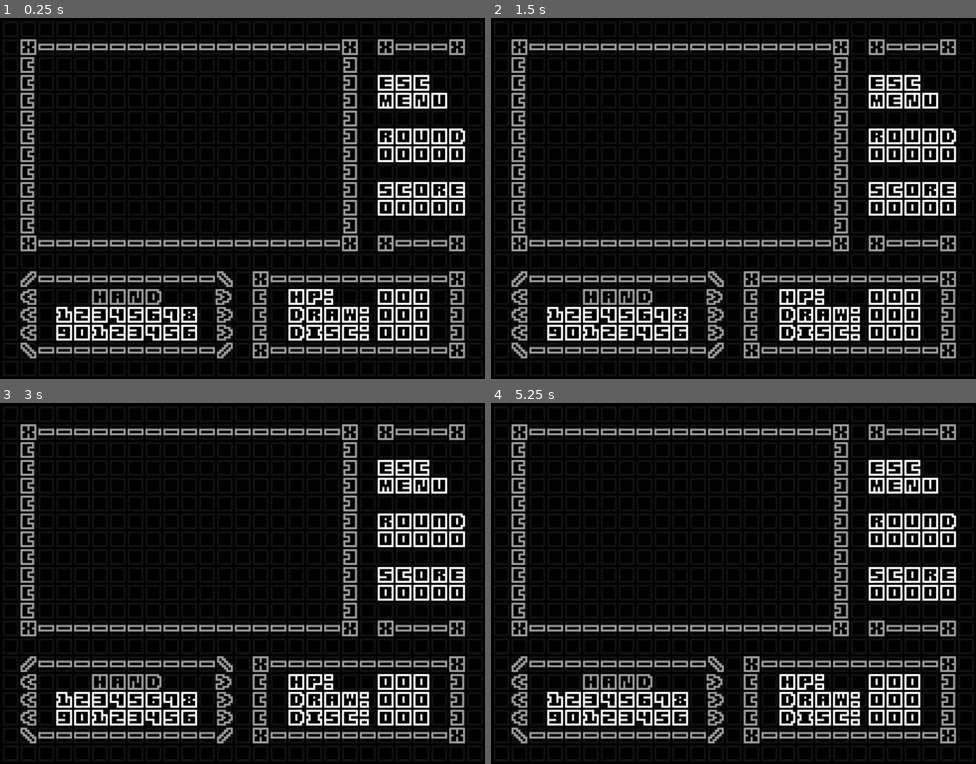
Above: before the commit, frames 1-4 (two rows, left to right).
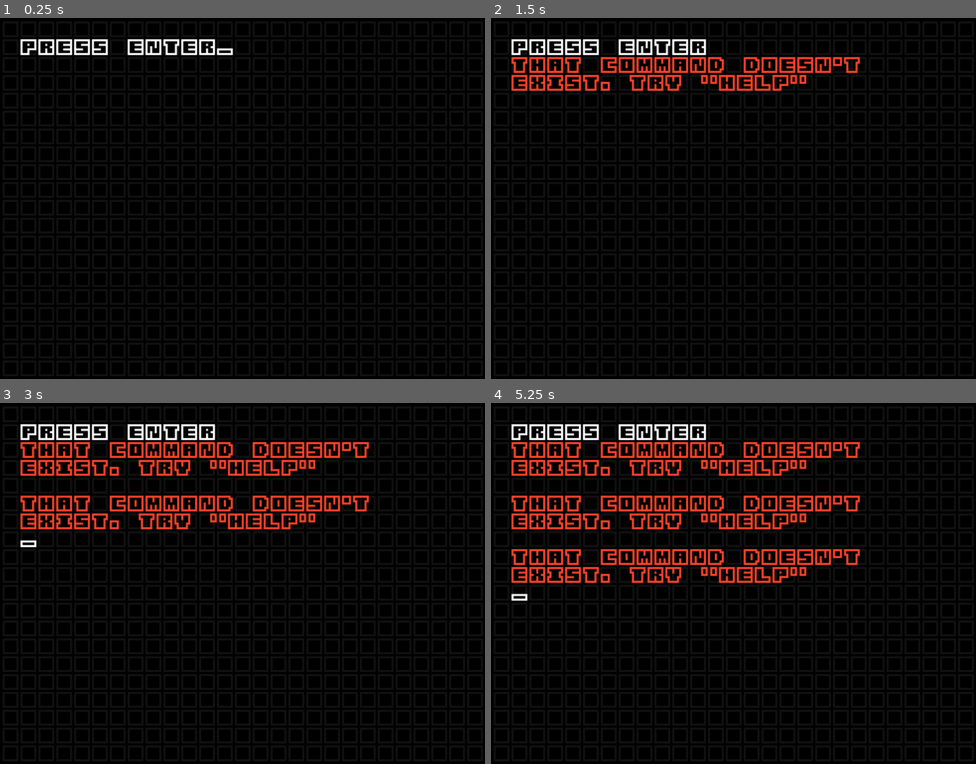
Above: after the commit, the same moments.

Repository: appellatebaton0/portfolio-66
Game: Godot game, scene res://Scenes/Main.tscn
The game is run twice, just before and just after one commit, with the same random seed, the same clock (stepped at 60 frames per second) and the same inputs.
Inputs:
- Up to frame 1 (0.25 s): no input
- Up to frame 2 (1.5 s): tap Enter at 0.5 s
- Up to frame 3 (3 s): tap Space at 2 s; tap Enter at 2.75 s
- Up to frame 4 (5.25 s): tap Space at 4.25 s; tap Enter at 5 s

The runs differ from the first frame. In frame 1, 17% of the frame differs, in the area x 4-96%, y 5-95%; in frame 2, 20%; in frame 3, 23%; in frame 4, 26%.

Commit message:
h? - Main Screen Terminal
Hackatime is down so who knows how long it's been. An hour and a half? Anyways, got a working terminal replication working for the main screen - I'll probably use it for the options too.

Diff:
--- a/Scenes/Main.tscn
+++ b/Scenes/Main.tscn
@@ -1,6 +1,7 @@
 [gd_scene format=3 uid="uid://by6wuphdptep"]
 
 [ext_resource type="Theme" uid="uid://di3vsjt4ml06e" path="res://Assets/MainTheme.tres" id="1_r150o"]
+[ext_resource type="Script" uid="uid://bachjwacobdky" path="res://Scripts/Terminal.gd" id="2_kln2b"]
 
 [sub_resource type="StyleBoxFlat" id="StyleBoxFlat_r150o"]
 bg_color = Color(0, 0, 0, 1)
@@ -57,7 +58,16 @@
 |||||||||||||||||||||||||||
 |||||||||||||||||||||||||||"
 
-[node name="Label" type="RichTextLabel" parent="CanvasLayer/Control" unique_id=796943006]
+[node name="Game" type="Control" parent="CanvasLayer/Control" unique_id=1308099658]
+visible = false
+layout_mode = 1
+anchors_preset = 15
+anchor_right = 1.0
+anchor_bottom = 1.0
+grow_horizontal = 2
+grow_vertical = 2
+
+[node name="Label" type="RichTextLabel" parent="CanvasLayer/Control/Game" unique_id=796943006]
 layout_mode = 0
 offset_left = 14.0
 offset_top = 183.0
@@ -72,7 +82,7 @@
 \\----------/"
 fit_content = true
 
-[node name="Hand" type="RichTextLabel" parent="CanvasLayer/Control/Label" unique_id=1488998315]
+[node name="Hand" type="RichTextLabel" parent="CanvasLayer/Control/Game/Label" unique_id=1488998315]
 layout_mode = 0
 offset_left = 26.0
 offset_top = 26.0
@@ -82,17 +92,7 @@
 text = "1234567890123456"
 fit_content = true
 
-[node name="Menu" type="RichTextLabel" parent="CanvasLayer/Control" unique_id=1140640963]
-layout_mode = 0
-offset_left = 254.0
-offset_top = 14.0
-offset_right = 339.0
-offset_bottom = 213.0
-theme_override_colors/default_color = Color(0.6235599, 0.62355983, 0.62355983, 1)
-bbcode_enabled = true
-fit_content = true
-
-[node name="Stats" type="RichTextLabel" parent="CanvasLayer/Control" unique_id=1984262044]
+[node name="Stats" type="RichTextLabel" parent="CanvasLayer/Control/Game" unique_id=1984262044]
 layout_mode = 0
 offset_left = 183.0
 offset_top = 183.0
@@ -108,7 +108,7 @@
 fit_content = true
 horizontal_alignment = 3
 
-[node name="RichTextLabel" type="RichTextLabel" parent="CanvasLayer/Control/Stats" unique_id=1938155772]
+[node name="RichTextLabel" type="RichTextLabel" parent="CanvasLayer/Control/Game/Stats" unique_id=1938155772]
 layout_mode = 0
 offset_left = 26.0
 offset_top = 13.0
@@ -120,7 +120,7 @@
 "
 fit_content = true
 
-[node name="VBoxContainer" type="VBoxContainer" parent="CanvasLayer/Control/Stats" unique_id=1163530763]
+[node name="VBoxContainer" type="VBoxContainer" parent="CanvasLayer/Control/Game/Stats" unique_id=1163530763]
 layout_mode = 0
 offset_left = 91.0
 offset_top = 13.0
@@ -128,19 +128,19 @@
 offset_bottom = 56.0
 theme_override_constants/separation = -4
 
-[node name="HP" type="Label" parent="CanvasLayer/Control/Stats/VBoxContainer" unique_id=1540622527]
+[node name="HP" type="Label" parent="CanvasLayer/Control/Game/Stats/VBoxContainer" unique_id=1540622527]
 layout_mode = 2
 text = "000"
 
-[node name="Draw" type="Label" parent="CanvasLayer/Control/Stats/VBoxContainer" unique_id=1306925801]
+[node name="Draw" type="Label" parent="CanvasLayer/Control/Game/Stats/VBoxContainer" unique_id=1306925801]
 layout_mode = 2
 text = "000"
 
-[node name="Discard" type="Label" parent="CanvasLayer/Control/Stats/VBoxContainer" unique_id=1423412272]
+[node name="Discard" type="Label" parent="CanvasLayer/Control/Game/Stats/VBoxContainer" unique_id=1423412272]
 layout_mode = 2
 text = "000"
 
-[node name="MainScreen" type="RichTextLabel" parent="CanvasLayer/Control" unique_id=447798131]
+[node name="MainScreen" type="RichTextLabel" parent="CanvasLayer/Control/Game" unique_id=447798131]
 layout_mode = 0
 offset_left = 14.0
 offset_top = 14.0
@@ -161,7 +161,7 @@
 X-----------------X"
 horizontal_alignment = 3
 
-[node name="RunStats" type="RichTextLabel" parent="CanvasLayer/Control" unique_id=326261919]
+[node name="RunStats" type="RichTextLabel" parent="CanvasLayer/Control/Game" unique_id=326261919]
 layout_mode = 0
 offset_left = 274.0
 offset_top = 14.0
@@ -181,21 +181,62 @@
 
 X---X"
 
-[node name="Label" type="Label" parent="CanvasLayer/Control/RunStats" unique_id=1519447267]
+[node name="Label" type="Label" parent="CanvasLayer/Control/Game/RunStats" unique_id=1519447267]
 layout_mode = 0
 offset_top = 26.0
 offset_right = 40.0
 offset_bottom = 43.0
-text = "ESC
-MENU"
-
-[node name="Label2" type="Label" parent="CanvasLayer/Control/RunStats" unique_id=1736524125]
+text = "PRESS
+ESC"
+
+[node name="Label2" type="Label" parent="CanvasLayer/Control/Game/RunStats" unique_id=1736524125]
 layout_mode = 0
 offset_top = 65.0
 offset_right = 52.0
 offset_bottom = 95.0
-text = "RoUnD
-00000
+text = "DEPTH
+
 
 SCORE
-00000"
+"
+
+[node name="Depth" type="Label" parent="CanvasLayer/Control/Game/RunStats" unique_id=3276814]
+layout_mode = 0
+offset_top = 78.0
+offset_right = 65.0
+offset_bottom = 95.0
+text = "00000"
+
+[node name="Score" type="Label" parent="CanvasLayer/Control/Game/RunStats" unique_id=418993049]
+layout_mode = 0
+offset_top = 117.0
+offset_right = 65.0
+offset_bottom = 134.0
+text = "00000"
+
+[node name="Menu" type="Control" parent="CanvasLayer/Control" unique_id=829336518]
+layout_mode = 1
+anchors_preset = 15
+anchor_right = 1.0
+anchor_bottom = 1.0
+grow_horizontal = 2
+grow_vertical = 2
+
+[node name="ScrollContainer" type="ScrollContainer" parent="CanvasLayer/Control/Menu" unique_id=1629410392]
+layout_mode = 0
+offset_left = 14.0
+offset_top = 14.0
+offset_right = 339.0
+offset_bottom = 252.0
+mouse_filter = 2
+horizontal_scroll_mode = 0
+vertical_scroll_mode = 3
+
+[node name="Terminal" type="VBoxContainer" parent="CanvasLayer/Control/Menu/ScrollContainer" unique_id=578057545]
+layout_mode = 2
+size_flags_horizontal = 3
+size_flags_vertical = 3
+theme_override_constants/separation = -4
+script = ExtResource("2_kln2b")
+
+[node name="AnimationPlayer" type="AnimationPlayer" parent="CanvasLayer/Control" unique_id=257596083]
--- /dev/null
+++ b/Scripts/Global.gd
@@ -0,0 +1,51 @@
+extends Node
+
+signal key_pressed(name:String, echo:bool, power:bool)
+signal key_released(name:String, echo:bool, power:bool)
+
+## Keys to be parsed seperately from the other keys.
+var power_keys := [
+	&"Escape",
+	&"QuoteLeft",
+	&"Tab",
+	&"Shift",
+	&"CapsLock",
+	&"Ctrl",
+	&"Option",
+	&"Command",
+	&"Backspace",
+	&"Enter",
+	&"Shift",
+	&"Space"
+]
+
+## Keys whose name aren't just their response from the function.
+var special_keys := {
+	"BackSlash": "\\",
+	"Equal": "=",
+	"Minus": "-",
+	"BracketLeft": "[",
+	"BracketRight": "]",
+	"Semicolon": ";",
+	"Apostrophe": "'",
+	"Slash": "/",
+	"Period": ".",
+	"Comma": ","
+}
+
+# Called when the node enters the scene tree for the first time.
+func _ready() -> void:
+	pass # Replace with function body.
+
+func _input(event: InputEvent) -> void:
+	if event is InputEventKey and event.is_pressed(): # Bus all key presses into key_pressed and key_released.
+		var key = OS.get_keycode_string(event.keycode)
+
+		#var keycode = DisplayServer.keyboard_get_keycode_from_physical(event.physical_keycode)
+		#var label = DisplayServer.keyboard_get_label_from_physical(event.physical_keycode)
+
+		var emission := key_pressed if event.is_pressed() else key_released
+
+		if special_keys.has(key): key = special_keys[key]
+
+		emission.emit(key, event.echo, power_keys.has(key))
--- /dev/null
+++ b/Scripts/LoadingLabel.gd
@@ -0,0 +1,20 @@
+class_name LoadingLabel extends Label
+## Allows for a little spinning loading character. Replaces % with it.
+
+@onready var original_text := text
+
+@export var speed = 1.0
+var timer = 0.0
+var index = 0
+var chars = ["\\", "-", "/", "-"]
+
+# Called every frame. 'delta' is the elapsed time since the previous frame.
+func _process(delta: float) -> void:
+
+	timer = move_toward(timer, 1.0, delta * speed)
+
+	if timer >= 1.0:
+		index = wrap(index + 1, 0, len(chars))
+		timer = 0.0
+
+	text = original_text.replace("%", chars[index])
--- /dev/null
+++ b/Scripts/Terminal.gd
@@ -0,0 +1,114 @@
+class_name Terminal extends VBoxContainer
+## The menu terminal for the game.
+
+@export var focused := true
+var current_label:RichTextLabel
+var current_real_text := ""
+
+@export var blink_speed := 1.0
+var timer := 0.0
+
+var scroll:ScrollContainer
+
+# Called when the node enters the scene tree for the first time.
+func _ready() -> void:
+	Global.key_pressed.connect(_on_key_pressed)
+	on_enter()
+	current_real_text = "PRESS ENTER"
+
+	var parent = get_parent()
+	if parent is ScrollContainer:
+		scroll = parent
+
+
+func _process(delta: float) -> void:
+	current_label.text = current_real_text.replace(" ", "[color=#00000000]|[/color]")
+	if timer > 0.5:
+		current_label.text += "_"
+
+	timer = move_toward(timer, 0.0, delta * blink_speed)
+	if timer == 0:
+		timer = 1.0
+
+	if scroll:
+		scroll.scroll_vertical += 100
+
+func _on_key_pressed(key_name:String, _echo:bool, power:bool): if focused:
+
+	timer = 1.0
+
+	if power:
+		match key_name:
+			"Space":
+				print("ADD")
+				current_real_text += " "
+			"Enter":
+				on_enter()
+			"Backspace":
+				current_real_text = current_real_text.left(len(current_real_text) - 1)
+	else:
+		current_real_text += key_name
+
+func on_enter() -> void:
+
+	if current_label:
+		current_label.text = current_real_text.replace(" ", "[color=#00000000]|[/color]")
+
+		if len(current_real_text) == 0:
+			current_label.queue_free()
+		else:
+			parse_command(current_real_text)
+
+	current_label = RichTextLabel.new()
+	current_label.bbcode_enabled = true
+	current_label.fit_content = true
+
+	current_label.custom_minimum_size.y = 17
+
+	current_real_text = ""
+
+	add_child(current_label)
+
+func parse_command(command:String):
+
+	if command.contains(";"):
+		for subcommand in command.split(";"):
+			print(subcommand)
+			parse_command(subcommand)
+		return
+
+	match command:
+		"": return
+		"CLEAR":
+			for child in get_children(): child.queue_free()
+		"QUIT":
+			get_tree().quit()
+		"HELP":
+			push_text("--")
+			push_text("COMMANDS")
+			push_text("")
+			push_text("HELP - SHOW THIS LIST")
+			push_text("")
+			push_text("CLEAR - CLEAR THE TERMINAL")
+			push_text("")
+			push_text("START - START A RUN")
+			push_text("")
+			push_text("OPTIONS - VIEW OPTIONS")
+			push_text("")
+			push_text("QUIT - QUIT THE GAME")
+			push_text("")
+		_: ## Command not found.
+			push_text("[color=%s]THAT COMMAND DOESN'T EXIST. TRY \"HELP\"" % [Color(1.0, 0.263, 0.166, 1.0).to_html()])
+
+func push_text(string:String):
+	var new = RichTextLabel.new()
+
+	new.bbcode_enabled = true
+	new.fit_content = true
+
+	new.custom_minimum_size.y = 17
+
+	new.text = string
+	new.text = new.text.replace(" ", "[color=#00000000]|[/color]")
+
+	add_child(new)
--- a/project.godot
+++ b/project.godot
@@ -14,6 +14,10 @@
 run/main_scene="res://Scenes/Main.tscn"
 config/features=PackedStringArray("4.6", "Forward Plus")
 config/icon="res://icon.svg"
+
+[autoload]
+
+Global="*uid://0tpvd3r4e55x"
 
 [display]
 
Not shown, added: Scripts/Global.gd.uid
Not shown, added: Scripts/LoadingLabel.gd.uid
Not shown, added: Scripts/Terminal.gd.uid
